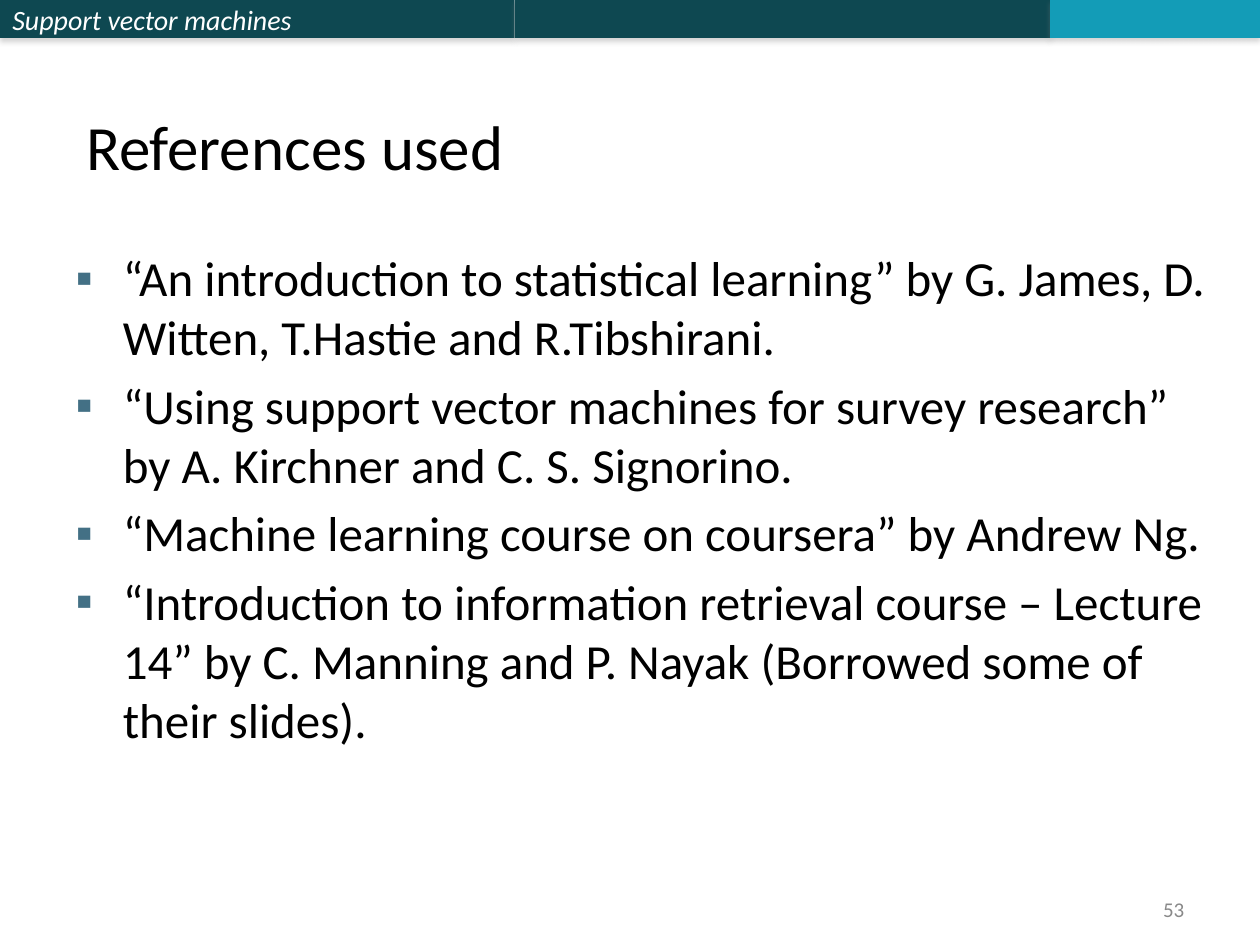
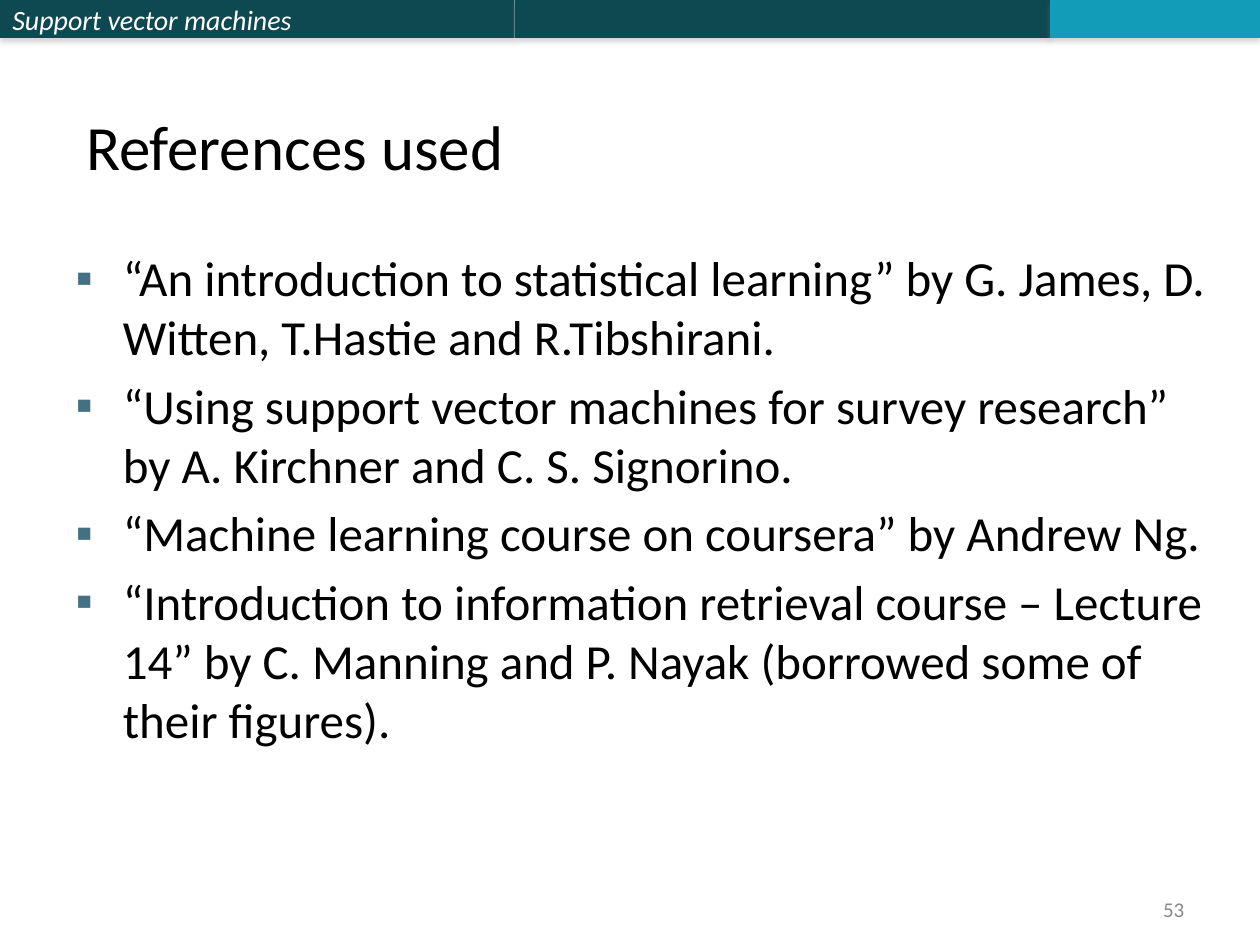
Before and after one commit to Adnane017/SVM-course, a slide deck: slide 53 of Lecture_SVM.pptx. Drawn at 1260x945 pixels with LibreOffice and Linux fonts; fonts in the diff are those of the drawing. Boxes give left, top, right and bottom in pixels: in the first picture for what was removed or moved away, otherwise in the second. Text is boxed around its words. In the diff, an @@ line names an element or a change of style, - is before the commit and + after.

Commit message:
Updated the README and slides

```diff
--- a/Lecture_SVM.pptx
+++ b/Lecture_SVM.pptx
@@ text at (123,585,1202,747): text changed @@
-▪ “Introduction to information retrieval course – Lecture 14” by C. Manning and P. Nayak (Borrowed some of their slides).
+▪ “Introduction to information retrieval course – Lecture 14” by C. Manning and P. Nayak (borrowed some of their figures).
```
Also in this commit, not shown: 1 other file.
